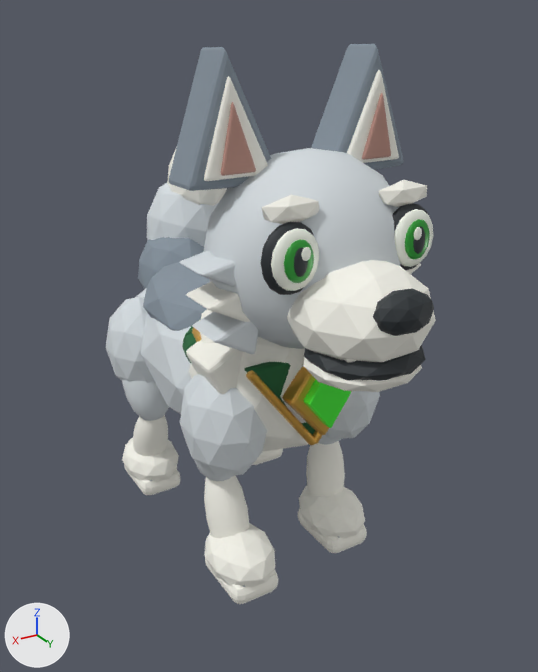
One commit to the glTF model public/defense/models/moonlight-wolf-walk.glb: the scene before it, then after it.
Rendered twice from a 50 mm camera at (1.96, 3.66, 3.03) aimed at (-0.1, 0.22, 1.31). Lighting does not change. The marker at lower left points along +X, +Y and +Z. The picture after the commit comes second. Both versions are drawn at frame 7 of the action 'moonlight-walk'; the numbers are the values there.

Objects in the first picture: 'Moonlight surface 01', 'Moonlight surface 02', 'Moonlight surface 03', 'Moonlight surface 04', 'Moonlight surface 05', 'Moonlight surface 06', 'Moonlight surface 11', 'Moonlight surface 14', 'Moonlight surface 22', 'Moonlight surface 24', 'Moonlight surface 28', 'Moonlight surface 31' and 21 more.
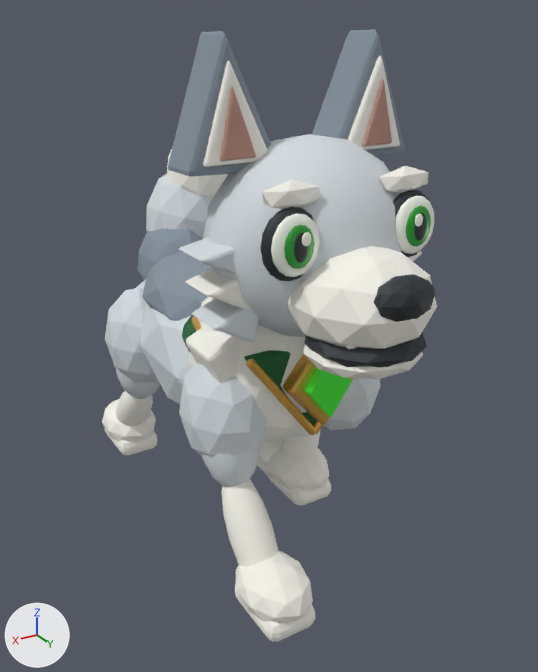
Not drawn themselves, but carrying or shaping drawn objects: ob_body, ob_front_left_lower, ob_front_left_paw, ob_front_right_lower, ob_front_right_paw, ob_front_right_upper, ob_rear_left_paw, ob_rear_right_lower, ob_rear_right_paw, ob_rear_right_upper.

Patch to the scene script:
```diff
--- a/public/defense/models/moonlight-wolf-walk.glb.py
+++ b/public/defense/models/moonlight-wolf-walk.glb.py
@@ ob_body @@
 ob_body.parent = ob_moonlight_wolf
-ob_body.location = (0.0105, 0.0, 1.127)
+ob_body.location = (0.0105, 0.0, 1.189)
@@ ob_front_left_lower @@
 ob_front_left_lower.parent = ob_moonlight_wolf
-ob_front_left_lower.location = (-0.38, 0.421, 0.664)
-ob_front_left_lower.rotation_euler = (-0.113, -3.142, -0.158)  # degrees (-6.5, -180, -9.1)
+ob_front_left_lower.location = (-0.38, 0.228, 0.75)
+ob_front_left_lower.rotation_euler = (2.893, 0.0, 0.0739)  # degrees (166, 0, 4.2)
 ob_front_left_lower.scale = (1.0, 1.0, 0.547)
@@ ob_front_left_paw @@
 ob_front_left_paw.parent = ob_moonlight_wolf
-ob_front_left_paw.location = (-0.37, 0.482, 0.12)
+ob_front_left_paw.location = (-0.37, 0.0967, 0.231)
@@ ob_front_right_lower @@
 ob_front_right_lower.parent = ob_moonlight_wolf
-ob_front_right_lower.location = (0.39, 0.499, 0.705)
-ob_front_right_lower.rotation_euler = (-0.273, 3.142, 0.145)  # degrees (-16, 180, 8.3)
-ob_front_right_lower.scale = (1.0, 1.0, 0.521)
+ob_front_right_lower.location = (0.39, 0.679, 0.759)
+ob_front_right_lower.rotation_euler = (-0.56, 3.142, 0.0634)  # degrees (-32, 180, 3.6)
+ob_front_right_lower.scale = (1.0, 1.0, 0.602)
@@ ob_front_right_paw @@
 ob_front_right_paw.parent = ob_moonlight_wolf
-ob_front_right_paw.location = (0.37, 0.638, 0.203)
+ob_front_right_paw.location = (0.37, 0.999, 0.249)
@@ ob_front_right_upper @@
 ob_front_right_upper.parent = ob_moonlight_wolf
-ob_front_right_upper.location = (0.381, 0.56, 1.207)
-ob_front_right_upper.rotation_euler = (3.019, 0.0000102, 0.158)  # degrees (173, 0, 9.1)
-ob_front_right_upper.scale = (1.0, 1.0, 0.506)
+ob_front_right_upper.location = (0.381, 0.56, 1.269)
+ob_front_right_upper.rotation_euler = (-0.231, -3.142, -0.0814)  # degrees (-13, -180, -4.7)
+ob_front_right_upper.scale = (1.0, 1.0, 0.524)
@@ ob_rear_left_paw @@
 ob_rear_left_paw.parent = ob_moonlight_wolf
-ob_rear_left_paw.location = (-0.37, -0.502, 0.203)
+ob_rear_left_paw.location = (-0.37, -0.141, 0.249)
@@ ob_rear_right_lower @@
 ob_rear_right_lower.parent = ob_moonlight_wolf
-ob_rear_right_lower.location = (0.39, -0.449, 0.614)
-ob_rear_right_lower.rotation_euler = (2.739, 0.0, -0.0967)  # degrees (157, 0, -5.5)
-ob_rear_right_lower.scale = (1.0, 1.0, 0.536)
+ob_rear_right_lower.location = (0.39, -0.642, 0.7)
+ob_rear_right_lower.rotation_euler = (2.433, 0.0, -0.0504)  # degrees (139, 0, -2.9)
+ob_rear_right_lower.scale = (1.0, 1.0, 0.618)
@@ ob_rear_right_paw @@
 ob_rear_right_paw.parent = ob_moonlight_wolf
-ob_rear_right_paw.location = (0.37, -0.658, 0.12)
+ob_rear_right_paw.location = (0.37, -1.043, 0.231)
@@ ob_rear_right_upper @@
 ob_rear_right_upper.parent = ob_moonlight_wolf
-ob_rear_right_upper.location = (0.381, -0.58, 1.107)
-ob_rear_right_upper.rotation_euler = (-0.26, -3.142, -0.0742)  # degrees (-15, -180, -4.3)
-ob_rear_right_upper.scale = (1.0, 1.0, 0.511)
+ob_rear_right_upper.location = (0.381, -0.58, 1.169)
+ob_rear_right_upper.rotation_euler = (3.009, 0.0000233, 0.157)  # degrees (172, 0, 9)
+ob_rear_right_upper.scale = (1.0, 1.0, 0.473)
```

Boxes [x1, y1, x2, y2] around the edits, measured in the pictures (538 x 672 px):
'Moonlight surface 04', moved
    before: [179, 148, 401, 354]
    after: [179, 134, 402, 342]
'Moonlight surface 05', moved
    before: [186, 180, 436, 362]
    after: [186, 166, 437, 349]
'Moonlight surface 01', moved
    before: [106, 289, 380, 477]
    after: [105, 279, 380, 456]
'Moonlight surface 03', moved
    before: [186, 309, 308, 452]
    after: [186, 297, 309, 442]
'Moonlight surface 28', moved
    before: [205, 523, 278, 604]
    after: [235, 551, 315, 642]
'Moonlight surface 14', moved
    before: [169, 47, 271, 191]
    after: [168, 31, 271, 177]
'Moonlight surface 06', moved
    before: [261, 203, 434, 336]
    after: [260, 190, 436, 322]
'Moonlight surface 11', moved
    before: [311, 44, 404, 170]
    after: [312, 29, 405, 157]
'Moonlight surface 24', moved
    before: [298, 486, 367, 553]
    after: [268, 447, 331, 505]
'Moonlight surface 31', moved, turned, rescaled
    before: [204, 475, 250, 539]
    after: [222, 479, 278, 566]
'Moonlight surface 09', moved
    before: [271, 209, 433, 291]
    after: [271, 195, 435, 277]
'Moonlight surface 02', moved
    before: [143, 262, 209, 331]
    after: [142, 252, 209, 321]
'Moonlight surface 07', moved
    before: [304, 345, 426, 381]
    after: [304, 332, 427, 368]
'Moonlight surface 36', moved
    before: [122, 437, 180, 495]
    after: [102, 399, 157, 455]
'Moonlight surface 15', moved
    before: [204, 76, 268, 181]
    after: [203, 61, 268, 167]
'Moonlight surface 22', moved
    before: [147, 183, 218, 246]
    after: [146, 174, 213, 238]
'Moonlight surface 08', moved
    before: [303, 357, 422, 392]
    after: [303, 345, 423, 379]
'Moonlight surface 27', moved, turned
    before: [306, 441, 345, 496]
    after: [281, 431, 320, 459]
'Moonlight surface 12', moved
    before: [347, 70, 399, 163]
    after: [347, 56, 400, 150]
'Moonlight surface 21', moved
    before: [138, 237, 204, 290]
    after: [137, 228, 203, 281]
'Moonlight surface 39', moved, turned, rescaled
    before: [133, 415, 168, 456]
    after: [116, 391, 153, 426]
'Moonlight surface 10', moved
    before: [284, 219, 430, 283]
    after: [284, 206, 431, 269]
'Moonlight surface 18', moved (mostly hidden)
    before: [192, 319, 322, 445]
    after: [192, 316, 323, 435]
'Moonlight surface 16', moved
    before: [221, 102, 256, 176]
    after: [220, 87, 256, 161]
'Moonlight surface 20', moved
    before: [304, 379, 351, 428]
    after: [304, 367, 352, 417]
'Moonlight surface 17', moved (mostly hidden)
    before: [182, 326, 315, 435]
    after: [182, 315, 315, 425]
'Moonlight surface 19', moved
    before: [282, 366, 352, 435]
    after: [283, 354, 353, 425]
'Moonlight surface 30', moved, turned, rescaled (mostly hidden before)
    before: [194, 460, 233, 481]
    after: [202, 444, 261, 487]
'Moonlight surface 23', moved
    before: [167, 147, 227, 206]
    after: [167, 146, 228, 197]
'Moonlight surface 13', moved
    before: [362, 93, 391, 160]
    after: [362, 78, 392, 146]
'Moonlight surface 38', moved, turned, rescaled
    before: [122, 379, 169, 421]
    after: [116, 368, 160, 399]
'Moonlight surface 32', moved
    before: [252, 449, 283, 465]
    after: [257, 439, 282, 479]
